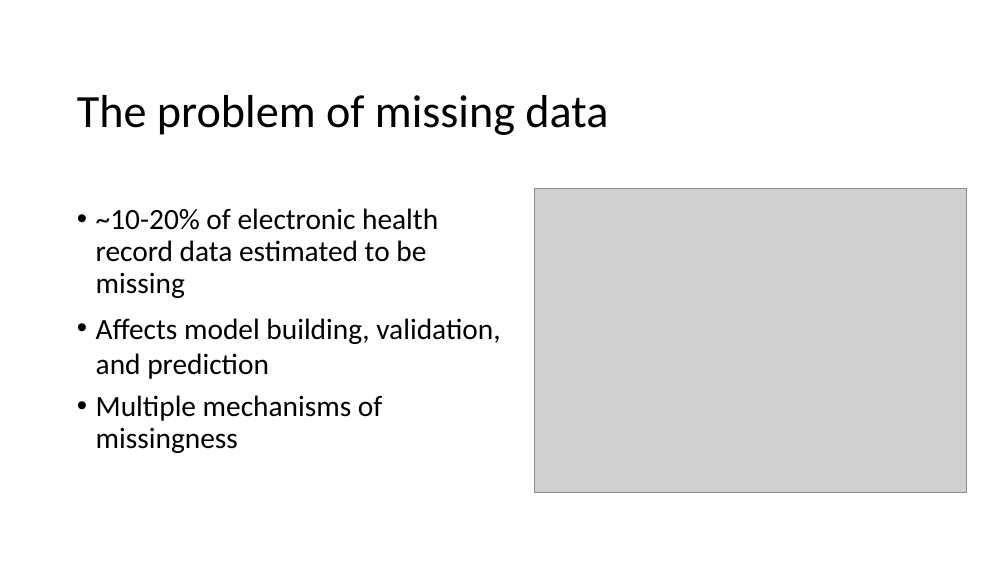
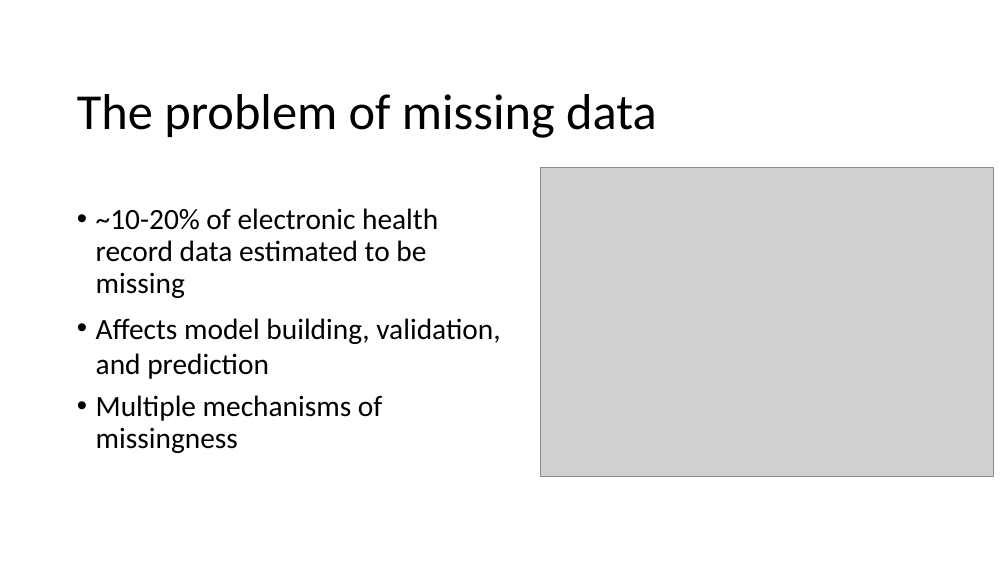
Before and after one commit to btcooper22/MIMIC_ICU, a slide deck: slide 3 of writeup/seminar_2021_04_08.pptx (slide 2 before the commit). Drawn at 1008x567 pixels with LibreOffice and Linux fonts; fonts in the diff are those of the drawing; grey boxes stand for pictures; background and template pictures are left out. Boxes give left, top, right and bottom in pixels: in the first picture for what was removed or moved away, otherwise in the second. Text is boxed around its words. In the diff, an @@ line names an element or a change of style, - is before the commit and + after.

```diff
--- a/writeup/seminar_2021_04_08.pptx
+++ b/writeup/seminar_2021_04_08.pptx
@@ title "The problem of missing data" at (x1=77, y1=94, x2=657, y2=138): size 44 to 48 pt @@
@@ picture resized from (x1=535, y1=188, x2=966, y2=492) to (x1=541, y1=168, x2=994, y2=477) @@
```
Also in this commit, not shown: 5 other slides changed, 2 slides added, 2 slides removed, 42 other files.
